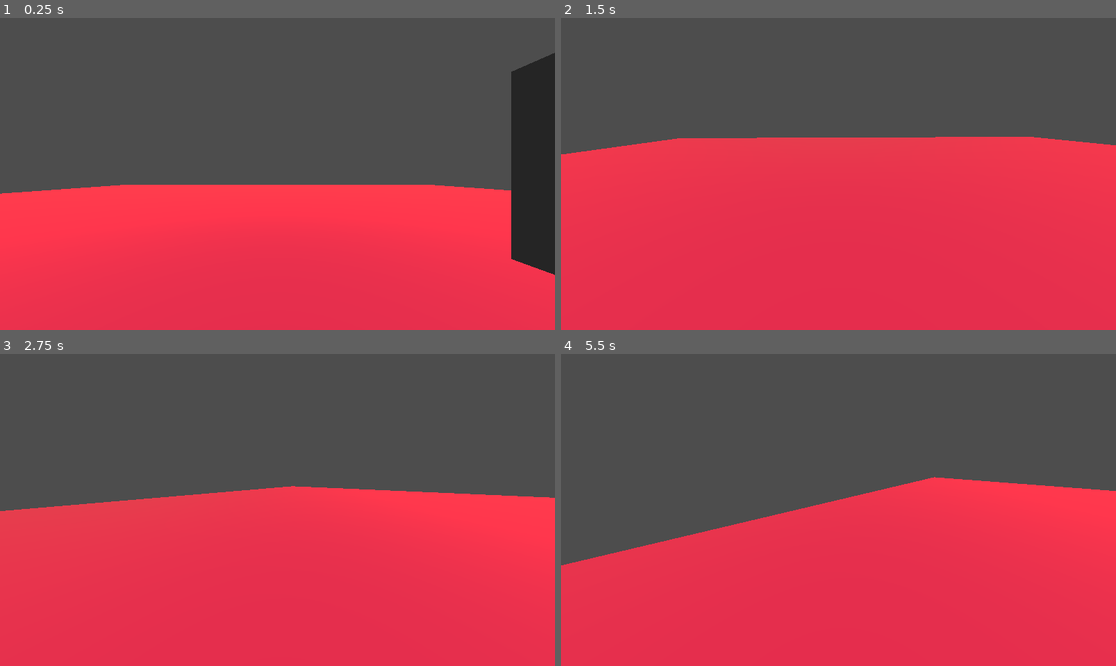
Above: before the commit, frames 1-4 (two rows, left to right).
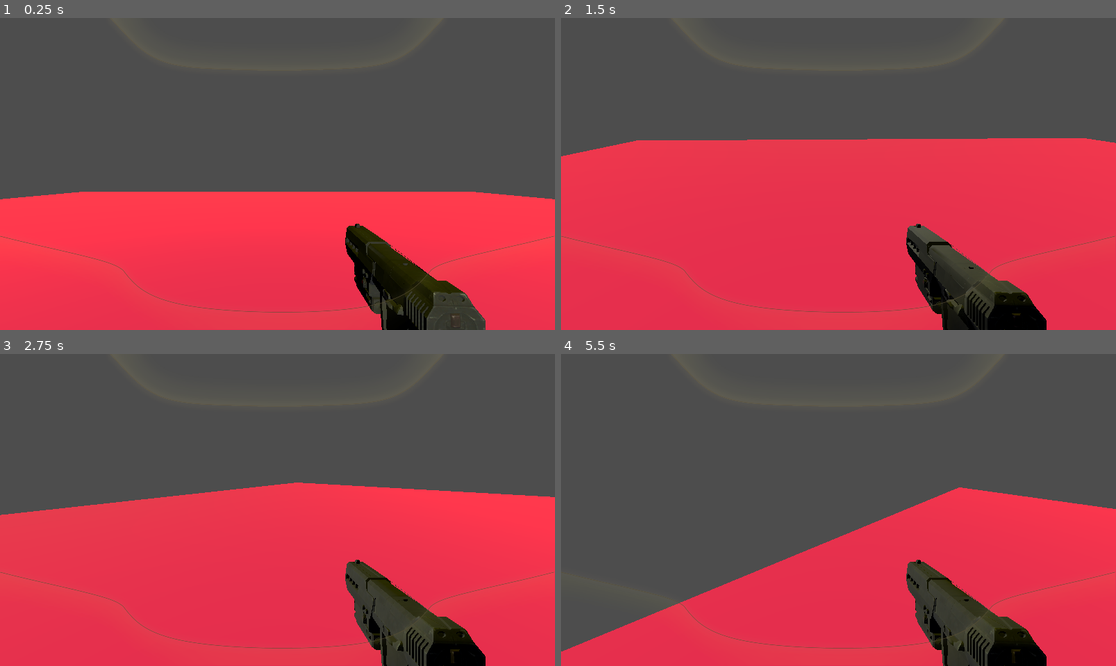
Above: after the commit, the same moments.

Repository: EaganOG/projectolah
Game: Godot game, scene res://Levels/dev_world.tscn
Two runs of this game, one before a commit and one after it. Both use one fixed random seed, a clock stepped at 60 frames per second and the inputs below.
Inputs (mouse positions are in pixels of both pictures, inside the frame that each line leads up to):
- Up to frame 1 (0.25 s): no input
- Up to frame 2 (1.5 s): tap Enter at 0.5 s; move the mouse to (960, 158) at 0.52 s; press the mouse at (960, 158) at 0.53 s; hold D (right) 0.53-1.28 s; tap Space (jump) at 0.77 s; move the mouse to (810, 174) at 1.27 s; release the mouse at (810, 174) at 1.28 s; hold W (forward) from 1.28 s (still down); click (810, 174) at 1.35 s
- Up to frame 3 (2.75 s): keep holding W (forward); tap Space (jump) at 1.52 s; move the mouse to (288, 503) at 2.02 s; press the mouse at (288, 503) at 2.03 s
- Up to frame 4 (5.5 s): keep holding W (forward); move the mouse to (832, 516) at 2.77 s; release the mouse at (832, 516) at 2.78 s; click (832, 516) at 2.85 s; tap Space (jump) at 3.02, 3.77, 4.52 s; move the mouse to (877, 513) at 3.52 s; press the mouse at (877, 513) at 3.53 s; move the mouse to (794, 506) at 4.27 s; release the mouse at (794, 506) at 4.28 s; click (794, 506) at 4.35 s; move the mouse to (844, 510) at 5.02 s; press the mouse at (844, 510) at 5.03 s

The runs differ from the first frame. In frame 1, 12% of the frame differs, in the area x 0-100%, y 11-100%; in frame 2, 5.3%; in frame 3, 5.4%; in frame 4, 18%, in the area x 0-100%, y 39-100%.

Commit message:
added a bunch

Diff:
--- /dev/null
+++ b/Enemies/grunt.gd
@@ -0,0 +1,14 @@
+extends CharacterBody3D
+
+var health = 200 #Grunt base health value
+
+
+# Called when the node enters the scene tree for the first time.
+func _ready():
+	pass # Replace with function body.
+
+
+# Called every frame. 'delta' is the elapsed time since the previous frame.
+func _process(delta):
+	if health <= 0:
+		queue_free()
--- /dev/null
+++ b/Enemies/grunt.tscn
@@ -0,0 +1,18 @@
+[gd_scene load_steps=4 format=3 uid="uid://c4pwh4qgeodgv"]
+
+[ext_resource type="Script" path="res://Enemies/grunt.gd" id="1_rohku"]
+
+[sub_resource type="BoxShape3D" id="BoxShape3D_yqpcy"]
+
+[sub_resource type="BoxMesh" id="BoxMesh_st5x2"]
+
+[node name="Grunt" type="CharacterBody3D" groups=["Enemies"]]
+script = ExtResource("1_rohku")
+
+[node name="CollisionShape3D" type="CollisionShape3D" parent="."]
+transform = Transform3D(0.545009, 0, 0, 0, 0.716755, 0, 0, 0, 0.438861, 0, 0, 0)
+shape = SubResource("BoxShape3D_yqpcy")
+
+[node name="MeshInstance3D" type="MeshInstance3D" parent="CollisionShape3D"]
+mesh = SubResource("BoxMesh_st5x2")
+skeleton = NodePath("../..")
--- /dev/null
+++ b/Enemies/minimap.tscn
@@ -0,0 +1,12 @@
+[gd_scene format=3 uid="uid://dbfy7pa7qbeps"]
+
+[node name="Minimap" type="Control"]
+clip_contents = true
+layout_mode = 3
+anchors_preset = 5
+anchor_left = 0.5
+anchor_right = 0.5
+offset_left = -250.0
+offset_right = 250.0
+offset_bottom = 100.0
+grow_horizontal = 2
--- a/Player/Scripts/playerCharacter.gd
+++ b/Player/Scripts/playerCharacter.gd
@@ -2,7 +2,7 @@
 
 
 const SPEED = 5.0
-const JUMP_VELOCITY = 4.5
+const JUMP_VELOCITY = 5.5
 
 # Get the gravity from the project settings to be synced with RigidBody nodes.
 var gravity = ProjectSettings.get_setting("physics/3d/default_gravity")
--- a/Player/playerCharacter.tscn
+++ b/Player/playerCharacter.tscn
@@ -1,6 +1,8 @@
-[gd_scene load_steps=4 format=3 uid="uid://d0r4sj37o7vdq"]
+[gd_scene load_steps=6 format=3 uid="uid://d0r4sj37o7vdq"]
 
 [ext_resource type="Script" path="res://Player/Scripts/playerCharacter.gd" id="1_gq0gi"]
+[ext_resource type="PackedScene" uid="uid://cm4pv037jh24f" path="res://Weapons/Automag/automag.tscn" id="2_l0cx4"]
+[ext_resource type="PackedScene" uid="uid://by1xkqh8pogde" path="res://playerHUD.tscn" id="3_1nli2"]
 
 [sub_resource type="CapsuleShape3D" id="CapsuleShape3D_no5nq"]
 
@@ -18,5 +20,11 @@
 [node name="Neck" type="Node3D" parent="."]
 
 [node name="Camera3D" type="Camera3D" parent="Neck"]
-transform = Transform3D(1, 0, 0, 0, 1, 0, 0, 0, 1, 0, 0.413032, 0)
-fov = 90.0
+transform = Transform3D(1, 0, 0, 0, 1, 0, 0, 0, 1, 0, 0.822197, 0)
+
+[node name="automag" parent="Neck/Camera3D" instance=ExtResource("2_l0cx4")]
+transform = Transform3D(0.0051075, 0, 0.200313, 0, 0.165771, 0, -0.111616, 0, 0.00916621, 0.980979, -1.47584, -1.51081)
+
+[node name="HUD" parent="Neck/Camera3D" instance=ExtResource("3_1nli2")]
+offset_left = -1.0
+offset_right = -1.0
--- /dev/null
+++ b/Weapons/Automag/automag.gd
@@ -0,0 +1,16 @@
+extends Node3D
+
+
+# Called when the node enters the scene tree for the first time.
+func _ready():
+	pass # Replace with function body.
+
+
+# Called every frame. 'delta' is the elapsed time since the previous frame.
+func _process(delta):
+	pass
+
+
+func _input(event):
+	if event.is_action_pressed("shoot"):
+		get_node("AnimationPlayer").play("ArmatureAction")
--- /dev/null
+++ b/Weapons/Automag/automag.tscn
@@ -0,0 +1,24 @@
+[gd_scene load_steps=3 format=3 uid="uid://cm4pv037jh24f"]
+
+[ext_resource type="PackedScene" uid="uid://cbpven5l4a32c" path="res://Weapons/Automag/automag.glb" id="1_pxdtu"]
+[ext_resource type="Script" path="res://Weapons/Automag/automag.gd" id="2_sj6no"]
+
+[node name="automag" instance=ExtResource("1_pxdtu")]
+transform = Transform3D(0.2, 0, 0, 0, 0.2, 0, 0, 0, 0.2, 0, 0, 0)
+script = ExtResource("2_sj6no")
+
+[node name="Skeleton3D" parent="Armature" index="0"]
+bones/1/position = Vector3(0.702008, 3.64988, 1.03072e-08)
+bones/3/position = Vector3(-0.210724, 5.71109, -1.66002e-07)
+
+[node name="FP Trigger" parent="Armature/Skeleton3D" index="0"]
+transform = Transform3D(1, -2.85236e-08, -2.57045e-07, -2.04891e-07, 1.20659e-07, -1, 1.42238e-08, 1, 6.13405e-08, 0.856902, 1.04622, 2.32959e-07)
+
+[node name="FP Chamber" parent="Armature/Skeleton3D" index="1"]
+transform = Transform3D(1, 9.53215e-08, -5.96047e-08, -8.94069e-08, 1.54785e-07, -1, -1.01415e-07, 1, 1.53796e-07, 0.856903, 1.04622, 3.87461e-07)
+
+[node name="FP Automag" parent="Armature/Skeleton3D" index="2"]
+transform = Transform3D(1, -3.8339e-08, 0, -3.81532e-16, -3.07982e-08, -1, 3.33879e-08, 1, 3.20052e-09, 0.856903, 6.78006, 2.60314e-07)
+
+[node name="GPUParticles3D" type="GPUParticles3D" parent="." index="2"]
+transform = Transform3D(2.80172, 0, 0, 0, 1, 0, 0, 0, 1, 2.67292, 1.82072, 0)
--- /dev/null
+++ b/playerHUD.gd
@@ -0,0 +1,15 @@
+extends Control
+
+
+# Called when the node enters the scene tree for the first time.
+func _ready():
+	pass # Replace with function body.
+
+
+# Called every frame. 'delta' is the elapsed time since the previous frame.
+func _process(delta):
+	pass
+
+func _input(event):
+	if event is InputEventMouse:
+		mouse_filter = Control.MOUSE_FILTER_IGNORE
--- /dev/null
+++ b/playerHUD.tscn
@@ -0,0 +1,21 @@
+[gd_scene load_steps=3 format=3 uid="uid://by1xkqh8pogde"]
+
+[ext_resource type="Script" path="res://playerHUD.gd" id="1_3hgvt"]
+[ext_resource type="Texture2D" uid="uid://c77b8rwv3wrtj" path="res://assets/Halo 3 ODST.png" id="1_cjd3p"]
+
+[node name="HUD" type="Control"]
+clip_contents = true
+layout_mode = 3
+anchors_preset = 15
+anchor_right = 1.0
+anchor_bottom = 1.0
+grow_horizontal = 2
+grow_vertical = 2
+script = ExtResource("1_3hgvt")
+
+[node name="TextureRect" type="TextureRect" parent="."]
+layout_mode = 0
+offset_right = 1152.0
+offset_bottom = 646.0
+texture = ExtResource("1_cjd3p")
+expand_mode = 1
--- a/project.godot
+++ b/project.godot
@@ -53,3 +53,28 @@
 "events": [Object(InputEventKey,"resource_local_to_scene":false,"resource_name":"","device":-1,"window_id":0,"alt_press …(182 unchanged characters)…
 ]
 }
+fire={
+"deadzone": 0.5,
+"events": [Object(InputEventMouseButton,"resource_local_to_scene":false,"resource_name":"","device":-1,"window_id":0,"alt_pressed":false,"shift_pressed":false,"ctrl_pressed":false,"meta_pressed":false,"button_mask":1,"position":Vector2(167, 18),"global_position":Vector2(171, 59),"factor":1.0,"button_index":1,"canceled":false,"pressed":true,"double_click":false,"script":null)
+]
+}
+melee={
+"deadzone": 0.5,
+"events": [Object(InputEventKey,"resource_local_to_scene":false,"resource_name":"","device":-1,"window_id":0,"alt_pressed":false,"shift_pressed":false,"ctrl_pressed":false,"meta_pressed":false,"pressed":false,"keycode":0,"physical_keycode":86,"key_label":0,"unicode":118,"echo":false,"script":null)
+]
+}
+zoom={
+"deadzone": 0.5,
+"events": [Object(InputEventMouseButton,"resource_local_to_scene":false,"resource_name":"","device":-1,"window_id":0,"alt_pressed":false,"shift_pressed":false,"ctrl_pressed":false,"meta_pressed":false,"button_mask":2,"position":Vector2(418, 17),"global_position":Vector2(422, 58),"factor":1.0,"button_index":2,"canceled":false,"pressed":true,"double_click":false,"script":null)
+]
+}
+reload={
+"deadzone": 0.5,
+"events": [Object(InputEventKey,"resource_local_to_scene":false,"resource_name":"","device":-1,"window_id":0,"alt_pressed":false,"shift_pressed":false,"ctrl_pressed":false,"meta_pressed":false,"pressed":false,"keycode":0,"physical_keycode":82,"key_label":0,"unicode":114,"echo":false,"script":null)
+]
+}
+shoot={
+"deadzone": 0.5,
+"events": [Object(InputEventMouseButton,"resource_local_to_scene":false,"resource_name":"","device":-1,"window_id":0,"alt_pressed":false,"shift_pressed":false,"ctrl_pressed":false,"meta_pressed":false,"button_mask":1,"position":Vector2(242, 15),"global_position":Vector2(246, 56),"factor":1.0,"button_index":1,"canceled":false,"pressed":true,"double_click":false,"script":null)
+]
+}
Binary file added: assets/Crosshair.png
Not shown, added: assets/Crosshair.png.import
Binary file added: assets/Halo 3 ODST.png
Not shown, added: assets/Halo 3 ODST.png.import
Binary file added: assets/Radar.png
Not shown, added: assets/Radar.png.import
